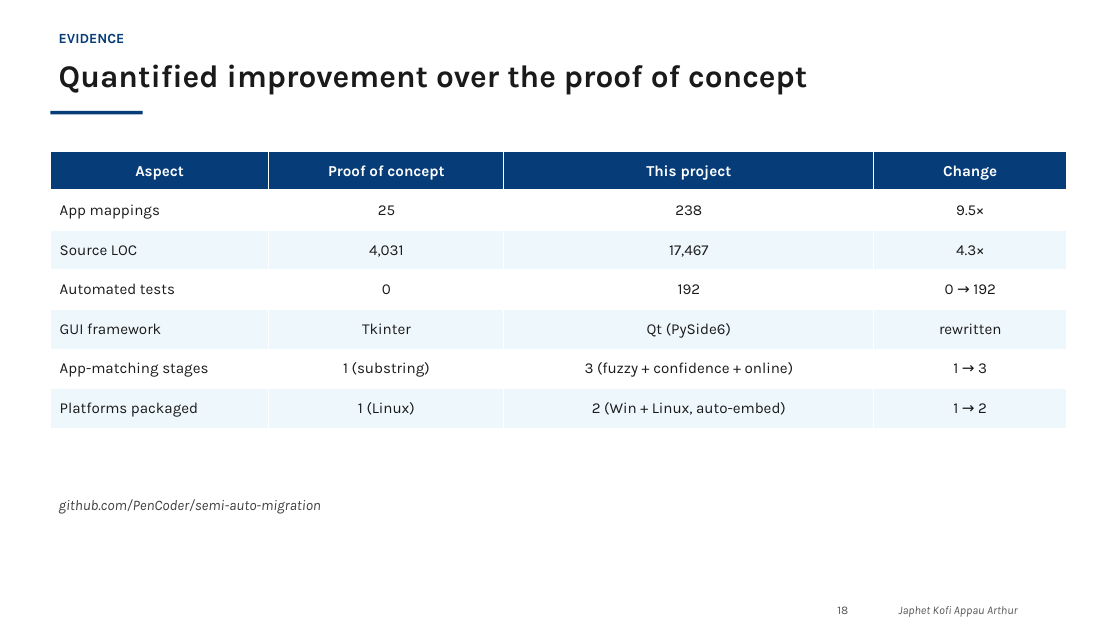
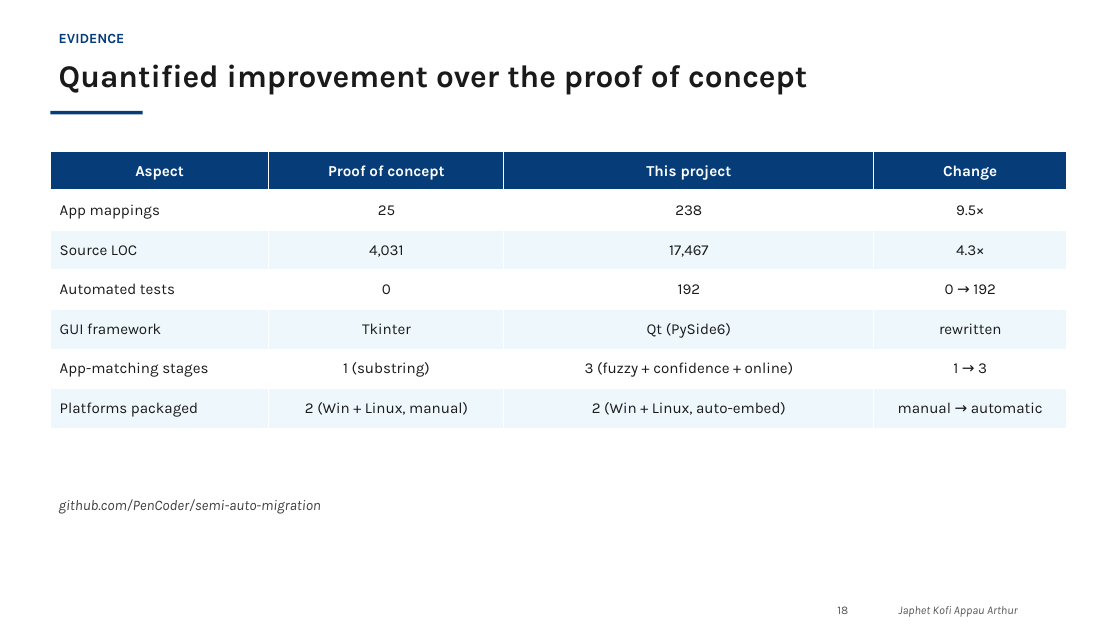
Before and after one commit to PenCoder/full-auto-migration, a slide deck: slide 18 of docs/presentation/Migration_Wizard_Praktikum_Presentation.pptx. Drawn at 1120x630 pixels with LibreOffice and Linux fonts; fonts in the diff are those of the drawing; background and template pictures are left out. Boxes give left, top, right and bottom in pixels: in the first picture for what was removed or moved away, otherwise in the second. Text is boxed around its words. In the diff, an @@ line names an element or a change of style, - is before the commit and + after.

Commit message:
Correct packaging claim: POC packaged both platforms, just manually
The deck and walkthrough doc claimed the proof of concept packaged
Linux only. Per correction: it packaged both Windows and Linux, as two
separate manually-built binaries with no auto-embedding -- that's the
actual distinguishing fact vs this project's auto-embed mechanism, not
platform count. Fixed slide 8's icon row, slide 18's comparison table,
and both references in PROJECT_WALKTHROUGH.md.

```diff
--- a/docs/presentation/Migration_Wizard_Praktikum_Presentation.pptx
+++ b/docs/presentation/Migration_Wizard_Praktikum_Presentation.pptx
@@ table at (x1=50, y1=151, x2=1067, y2=429) @@
-row 7, column 2: 1 (Linux)
+row 7, column 2: 2 (Win + Linux, manual)
-row 7, column 4: 1 → 2
+row 7, column 4: manual → automatic
```
Also in this commit, not shown: 1 other slide changed, 1 other file.
